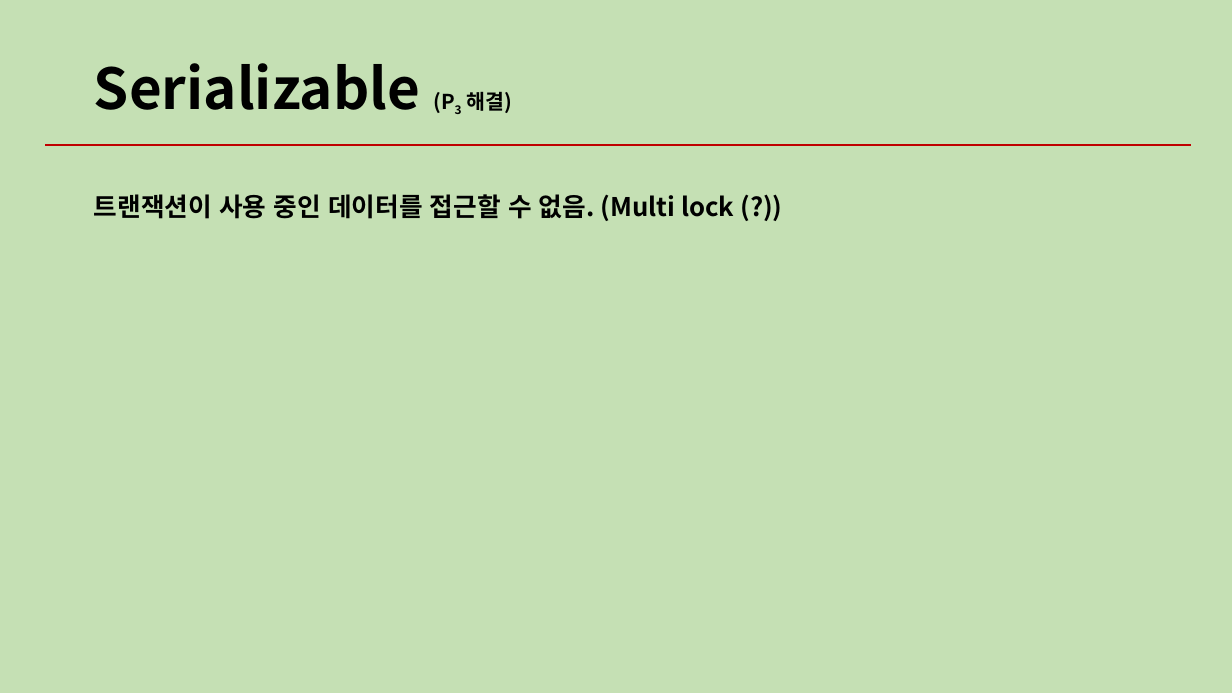
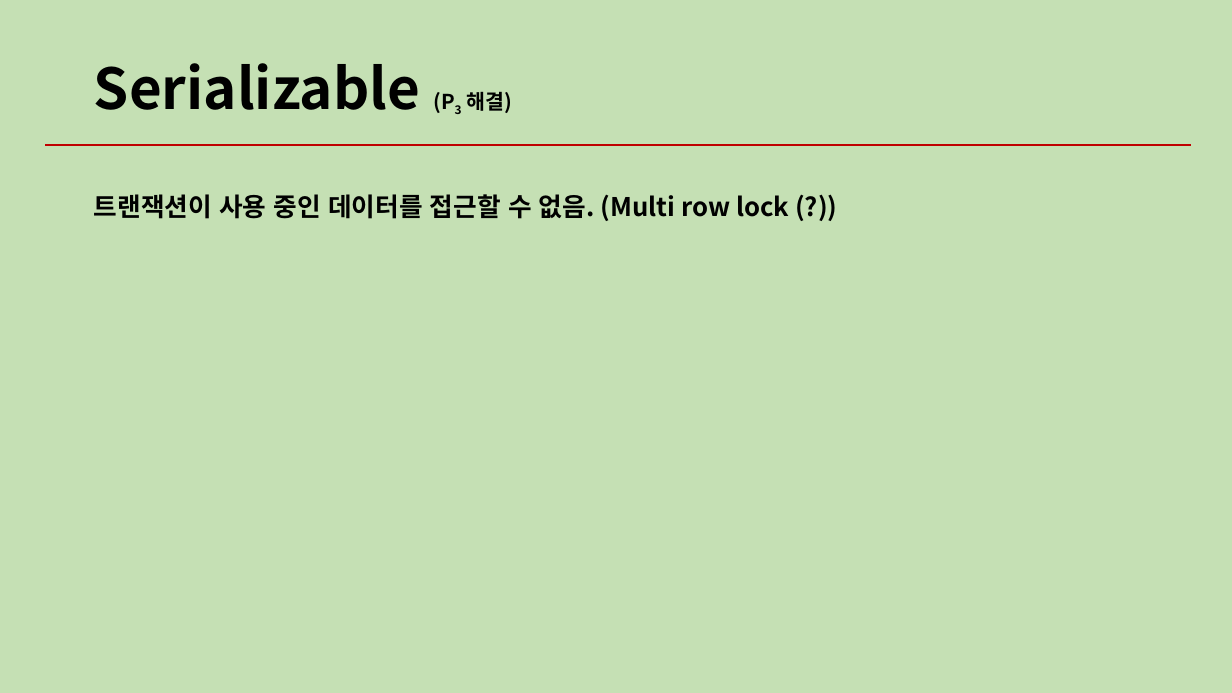
Before and after one commit to know0329/SsafyAgolStudy, a slide deck: slide 13 of 박현우/0302_트랜잭션_격리.pptx. Drawn at 1232x693 pixels with LibreOffice and Linux fonts; fonts in the diff are those of the drawing. Boxes give left, top, right and bottom in pixels: in the first picture for what was removed or moved away, otherwise in the second. Text is boxed around its words. In the diff, an @@ line names an element or a change of style, - is before the commit and + after.

```diff
--- a/박현우/0302_트랜잭션_격리.pptx
+++ b/박현우/0302_트랜잭션_격리.pptx
@@ text at [94, 194, 789, 221]: text changed @@
-트랜잭션이 사용 중인 데이터를 접근할 수 없음. (Multi lock (?))
+트랜잭션이 사용 중인 데이터를 접근할 수 없음. (Multi row lock (?))
```
Also in this commit, not shown: 3 other slides changed.
